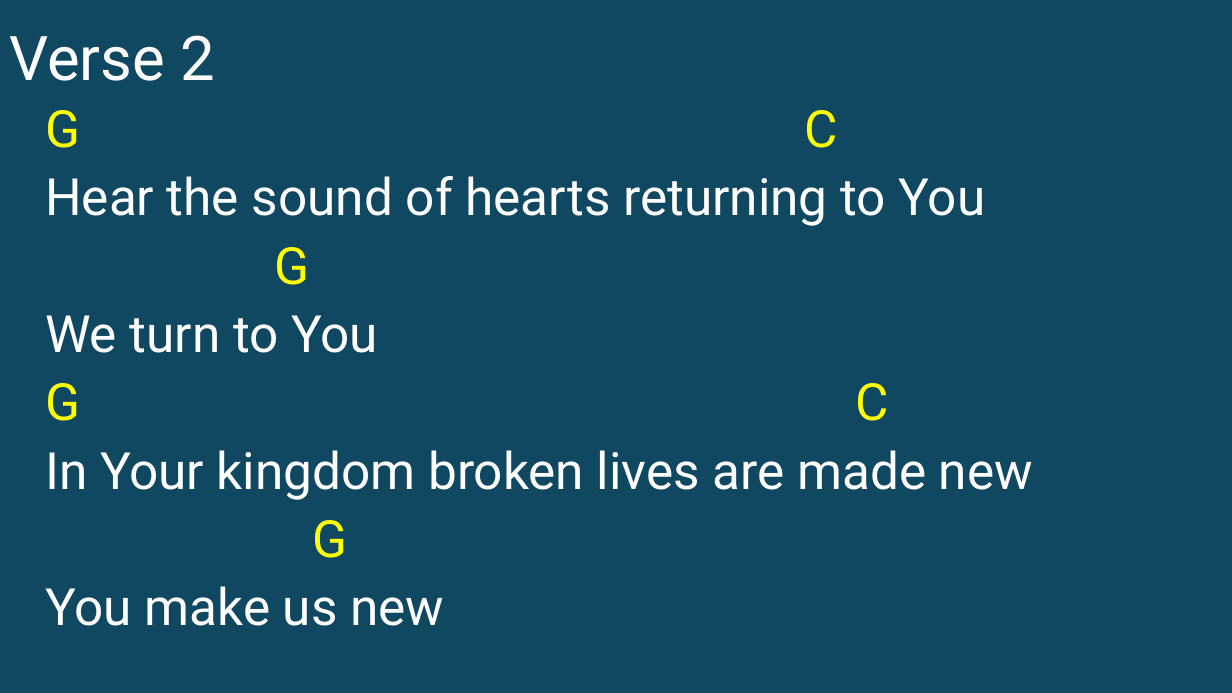
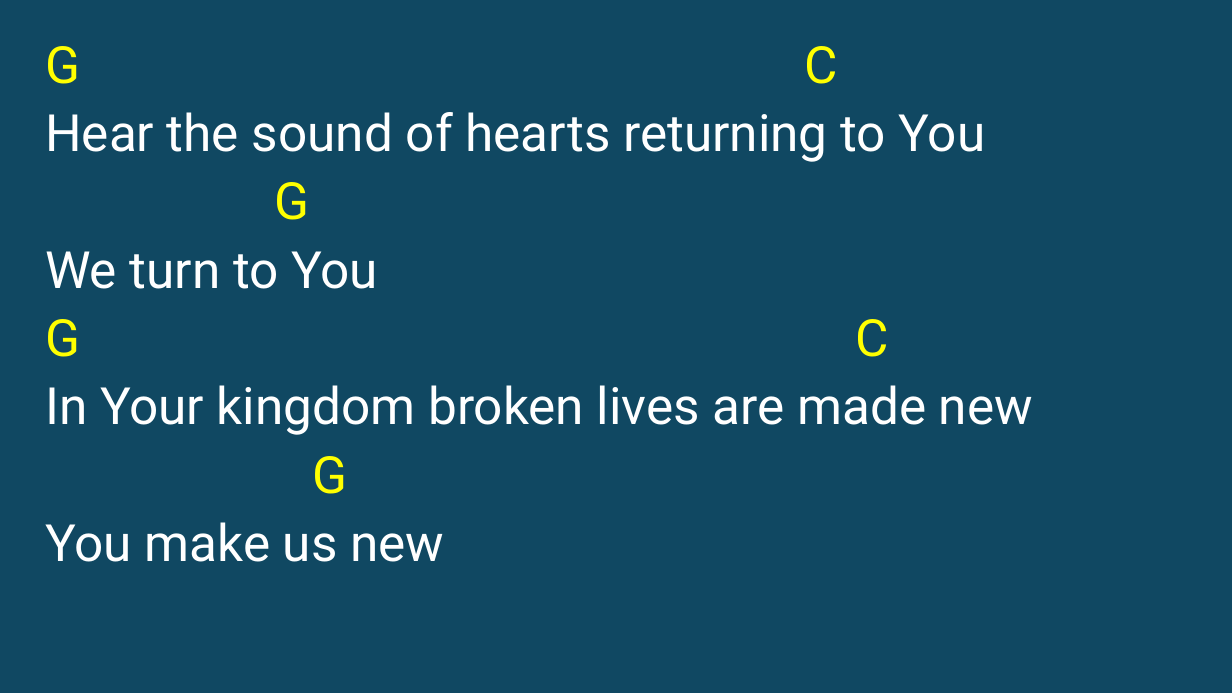
Before and after one commit to kendall412/worship, a slide deck: slide 5 of Hosanna (Praise is Rising)-CH.pptx. Drawn at 1232x693 pixels with LibreOffice and Linux fonts; fonts in the diff are those of the drawing. Boxes give left, top, right and bottom in pixels: in the first picture for what was removed or moved away, otherwise in the second. Text is boxed around its words. In the diff, an @@ line names an element or a change of style, - is before the commit and + after.

```diff
--- a/Hosanna (Praise is Rising)-CH.pptx
+++ b/Hosanna (Praise is Rising)-CH.pptx
@@ title removed at (9, 35, 215, 81) @@
-Verse 2
@@ subtitle "G C": place and size @@
-subtitle "G C" at (45, 110, 1033, 626)
+subtitle "G C" at (45, 46, 1033, 562)
```
Also in this commit, not shown: 9 other slides changed, 1 slide added, 2 slides removed, 7 other files.
